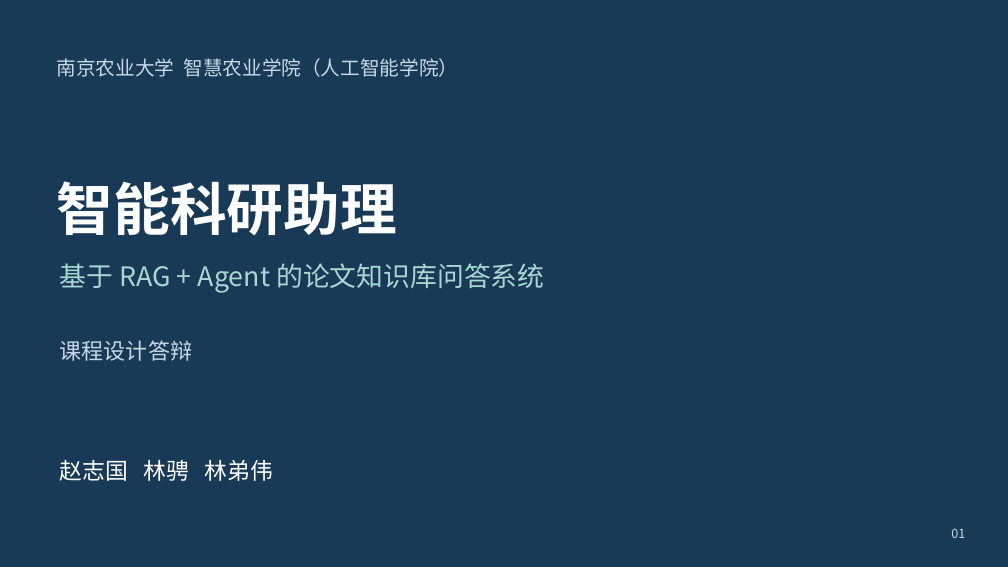
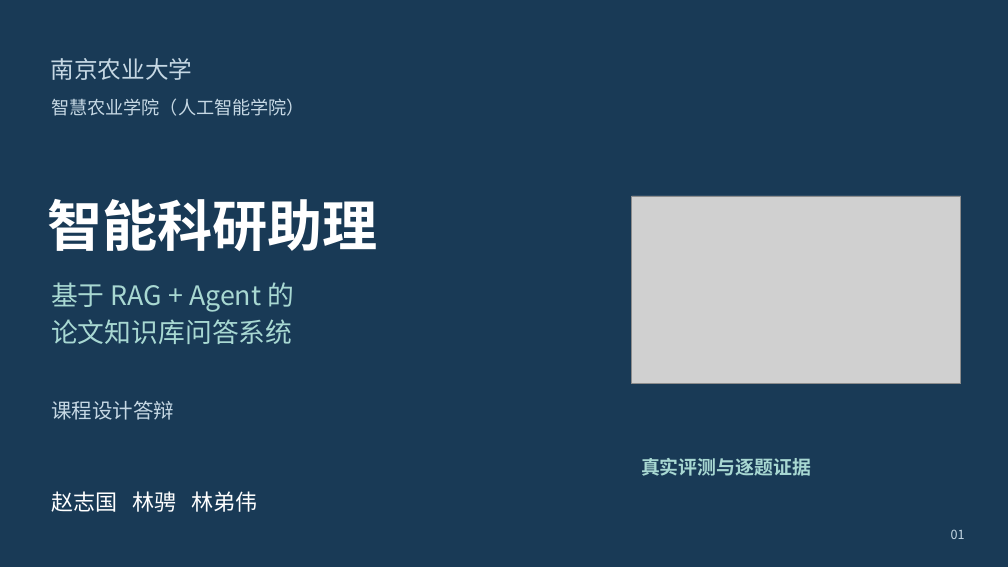
Before and after one commit to JueBeiYi/-RAG-Agent-, a slide deck: slide 1 of artifacts/defense/课设答辩_智能科研助理.pptx. Drawn at 1008x567 pixels with LibreOffice and Linux fonts; fonts in the diff are those of the drawing; grey boxes stand for pictures. Boxes give left, top, right and bottom in pixels: in the first picture for what was removed or moved away, otherwise in the second. Text is boxed around its words. In the diff, an @@ line names an element or a change of style, - is before the commit and + after.

```diff
--- a/artifacts/defense/课设答辩_智能科研助理.pptx
+++ b/artifacts/defense/课设答辩_智能科研助理.pptx
@@ text added at bbox=[50, 58, 192, 80], 22.5 pt, text #C6D8E4 @@
+南京农业大学
@@ text at bbox=[51, 98, 305, 116]: text changed; size 18.8 to 17.2 pt @@
-南京农业大学 智慧农业学院（人工智能学院）
+智慧农业学院（人工智能学院）
@@ text "智能科研助理": place and size @@
-text "智能科研助理" at bbox=[57, 181, 397, 235]
+text "智能科研助理" at bbox=[47, 199, 377, 251]
@@ text "智能科研助理" at bbox=[47, 199, 377, 251]: size 54 to 52.5 pt @@
@@ picture added at bbox=[631, 196, 960, 383] @@
@@ text at bbox=[51, 282, 295, 344]: text changed @@
-基于 RAG + Agent 的论文知识库问答系统
+基于 RAG + Agent 的
+论文知识库问答系统
@@ text "课程设计答辩": place and size @@
-text "课程设计答辩" at bbox=[60, 340, 192, 361]
+text "课程设计答辩" at bbox=[51, 401, 174, 420]
@@ text "课程设计答辩" at bbox=[51, 401, 174, 420]: size 21 to 19.5 pt @@
@@ text added at bbox=[641, 458, 811, 476], 18 pt, text #A8D8D2, bold @@
+真实评测与逐题证据
@@ text "赵志国 林骋 林弟伟": place and size @@
-text "赵志国 林骋 林弟伟" at bbox=[60, 460, 272, 481]
+text "赵志国 林骋 林弟伟" at bbox=[51, 491, 257, 512]
@@ text "赵志国 林骋 林弟伟" at bbox=[51, 491, 257, 512]: size 21.8 to 21 pt @@
```
Also in this commit, not shown: 16 other slides changed, 2 slides added, 2 slides removed, 9 other files.
